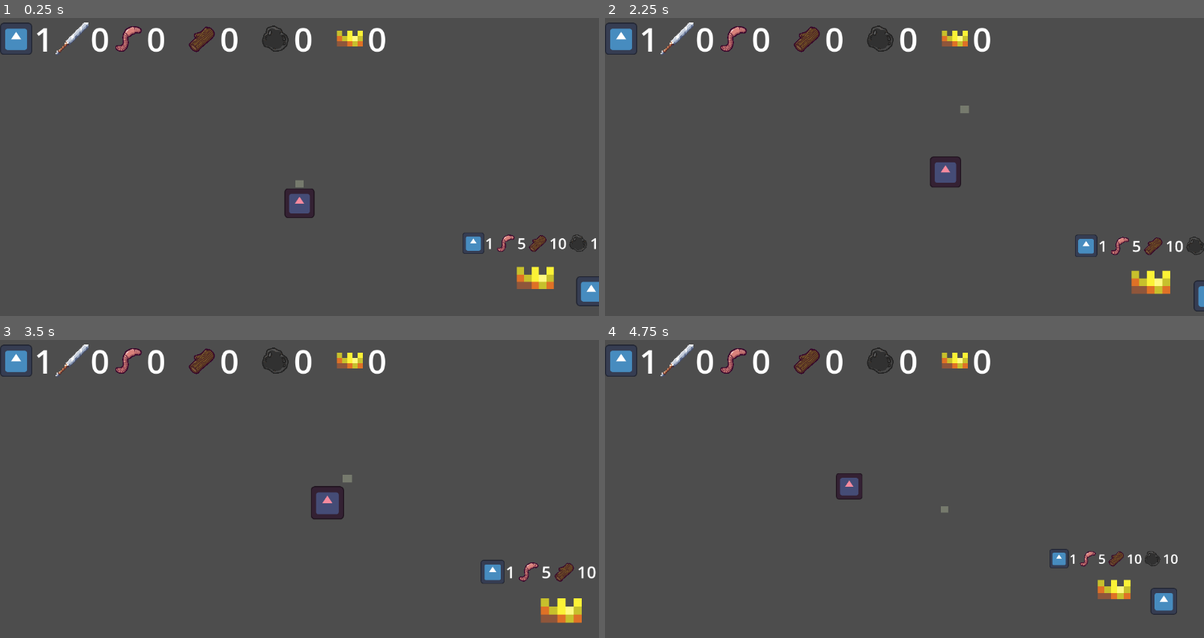
Above: before the commit, frames 1-4 (two rows, left to right).
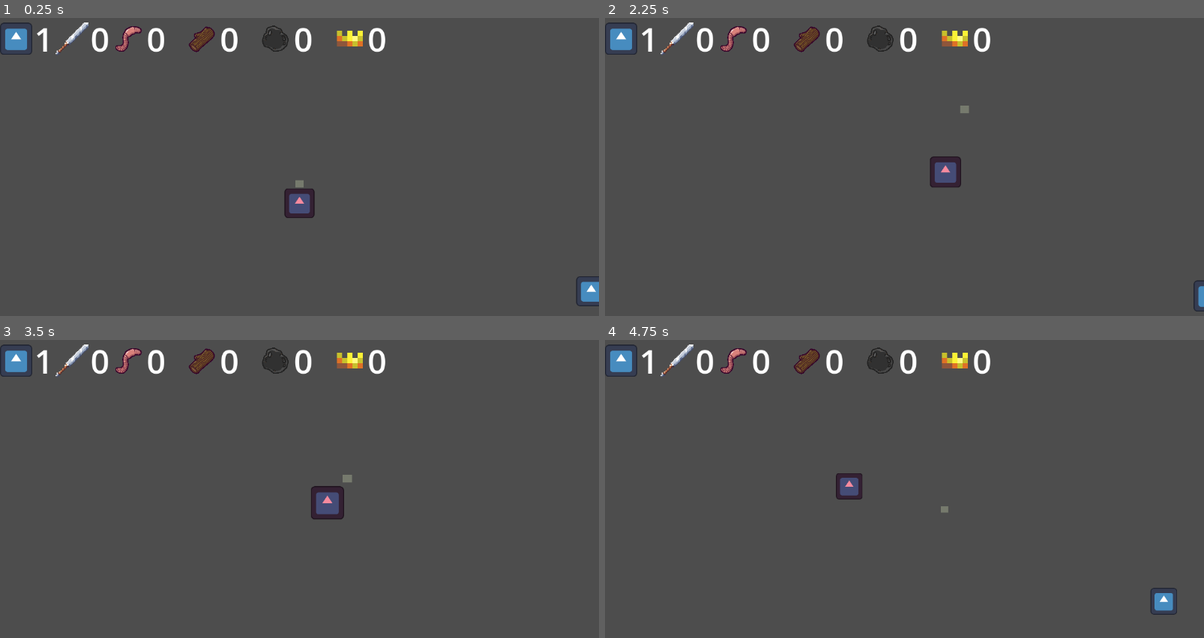
Above: after the commit, the same moments.

Repository: pradoh97/horde
Game: Godot game, scene res://level.tscn
Same seed, same stepped clock (60 frames per second), same inputs: the game is played once before the commit and once after it. The engine's default icon, where the game draws it, is replaced by a stand-in: a white triangle on a blue panel in a dark square.
Inputs (mouse positions are in pixels of both pictures, inside the frame that each line leads up to):
- Up to frame 1 (0.25 s): no input
- Up to frame 2 (2.25 s): tap Enter at 0.5 s; move the mouse to (1036, 167) at 0.52 s; press the mouse at (1036, 167) at 0.53 s; release the mouse at (1036, 167) at 1.25 s; tap Space at 1.25 s; drag from (784, 199) to (1036, 167) at 1.27 s; move the mouse to (964, 110) at 2.02 s; hold Mouse wheel up (mouse_scroll_up) from 2.03 s (still down); click (964, 110) at 2.17 s
- Up to frame 3 (3.5 s): release Mouse wheel up (mouse_scroll_up) at 2.75 s; drag from (269, 572) to (347, 480) at 2.77 s
- Up to frame 4 (4.75 s): move the mouse to (1084, 557) at 3.52 s; hold Mouse wheel down (mouse_scroll_down) 3.53-4.25 s; click (1084, 557) at 3.67 s; drag from (724, 456) to (946, 509) at 4.27 s

The runs differ from the first frame. In frame 1, 0.9% of the frame differs, in the area x 77-100%, y 72-91%; in frame 2, 1.0%, in the area x 78-100%, y 72-93%; in frame 3, 1.0%; in frame 4, 0.8%.

Commit message:
Disable by default

Diff:
--- a/resources/generators/king_convert.gd
+++ b/resources/generators/king_convert.gd
@@ -4,12 +4,18 @@
 @export var required_wood: int = 10
 @export var required_stone: int = 10
 @export var required_minions: int = 1
+signal activated
 
 func _ready():
+	$CollisionShape2D.set_deferred("disabled", true)
+	modulate = Color.TRANSPARENT
 	%MinionCount.text = str(required_minions)
 	%FoodCount.text = str(required_food)
 	%WoodCount.text = str(required_wood)
 	%StoneCount.text = str(required_stone)
+
+func enable():
+	$CollisionShape2D.set_deferred("disabled", false)
 
 func _on_body_entered(body):
 	if body is Minion:
@@ -29,3 +35,4 @@
 				var tween = create_tween()
 				tween.tween_property(self, "modulate", Color.TRANSPARENT, 1)
 				tween.finished.connect(queue_free)
+				activated.emit()
